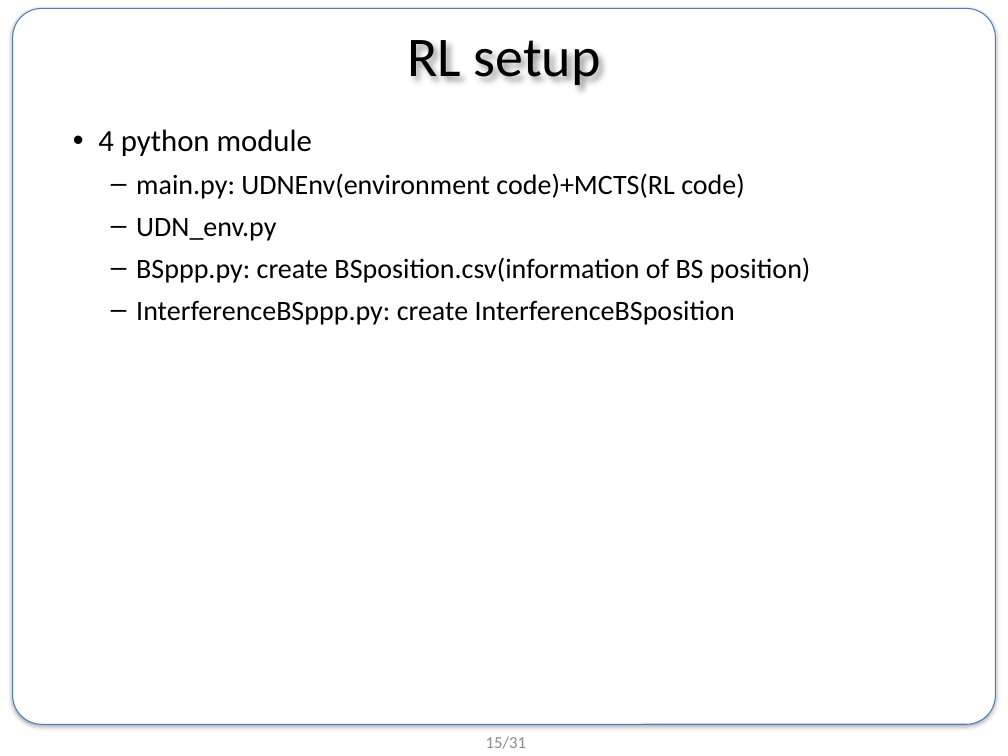
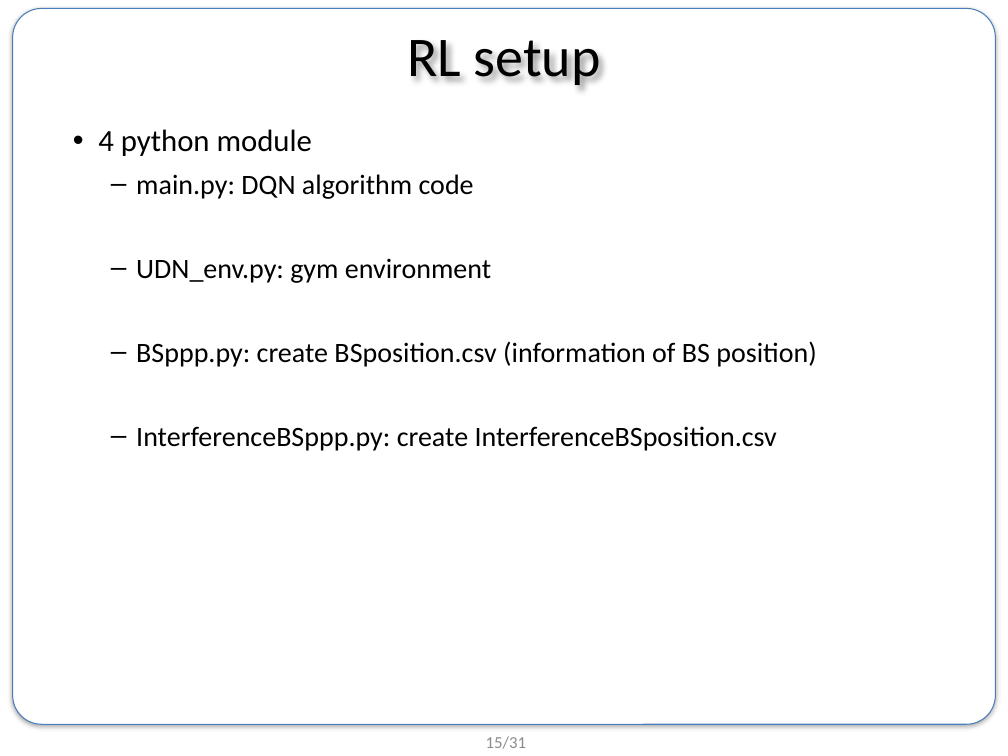
Before and after one commit to BongSangKim/UGRP, a slide deck: slide 15 of Survey meeting/인턴 발표 준비/0725 summer internship final presentation.pptx. Drawn at 1008x756 pixels with LibreOffice and Linux fonts; fonts in the diff are those of the drawing; background and template pictures are left out. Boxes give left, top, right and bottom in pixels: in the first picture for what was removed or moved away, otherwise in the second. Text is boxed around its words. In the diff, an @@ line names an element or a change of style, - is before the commit and + after.

```diff
--- a/Survey meeting/인턴 발표 준비/0725 summer internship final presentation.pptx
+++ b/Survey meeting/인턴 발표 준비/0725 summer internship final presentation.pptx
@@ text at (x1=136, y1=174, x2=817, y2=451): text changed @@
-  – main.py: UDNEnv(environment code)+MCTS(RL code)
-  – UDN_env.py
-  – BSppp.py: create BSposition.csv(information of BS position)
-  – InterferenceBSppp.py: create InterferenceBSposition
+  – main.py: DQN algorithm code
+  – UDN_env.py: gym environment
+  – BSppp.py: create BSposition.csv (information of BS position)
+  – InterferenceBSppp.py: create InterferenceBSposition.csv
```
Also in this commit, not shown: 7 other slides changed, 2 slides added.
